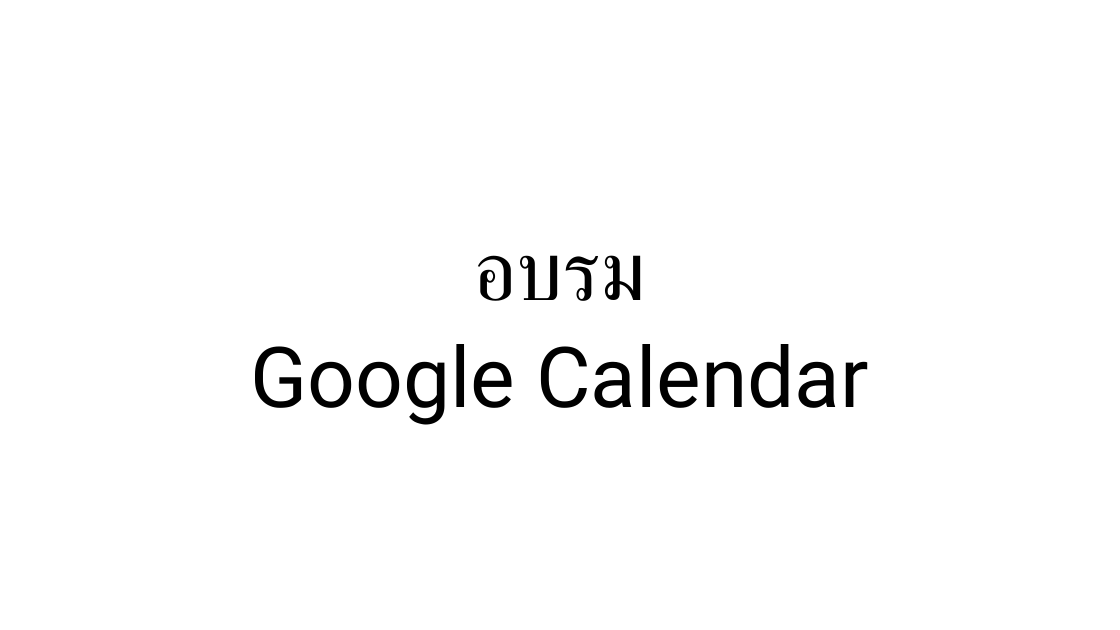
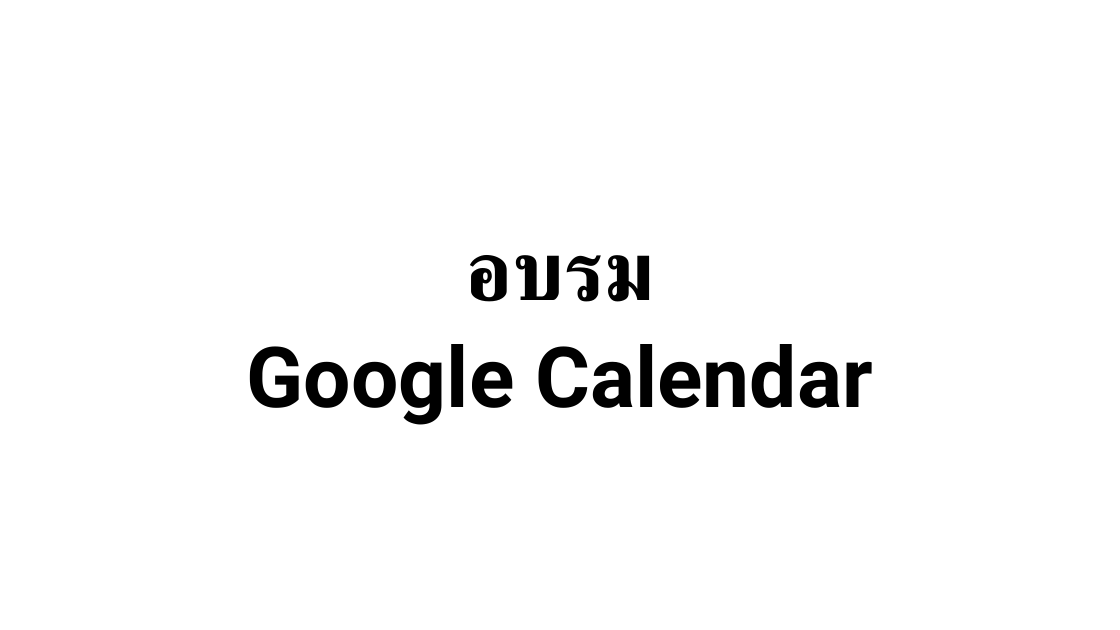
Before and after one commit to bratchasak/gcalendar, a slide deck: slide 1 of Google Calendar.pptx. Drawn at 1120x630 pixels with LibreOffice and Linux fonts; fonts in the diff are those of the drawing. Boxes give left, top, right and bottom in pixels: in the first picture for what was removed or moved away, otherwise in the second. Text is boxed around its words. In the diff, an @@ line names an element or a change of style, - is before the commit and + after.

```diff
--- a/Google Calendar.pptx
+++ b/Google Calendar.pptx
@@ title "อบรม" at (x1=465, y1=255, x2=654, y2=302): bold on @@
@@ subtitle "Google Calendar" at (x1=247, y1=344, x2=873, y2=425): bold on @@
```
Also in this commit, not shown: 16 other slides changed, 6 slides added, 1 other file.
